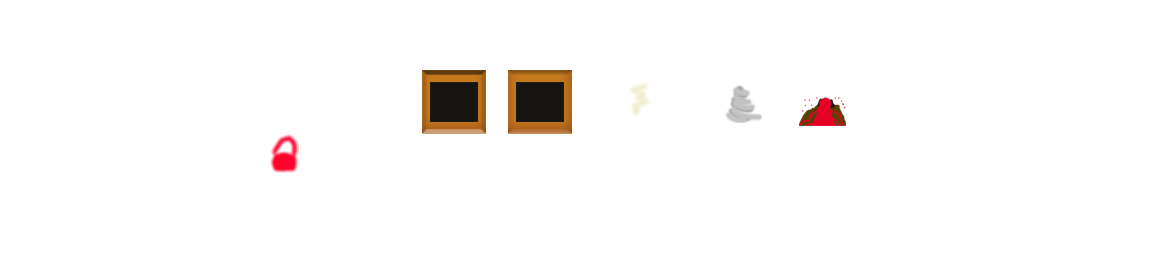
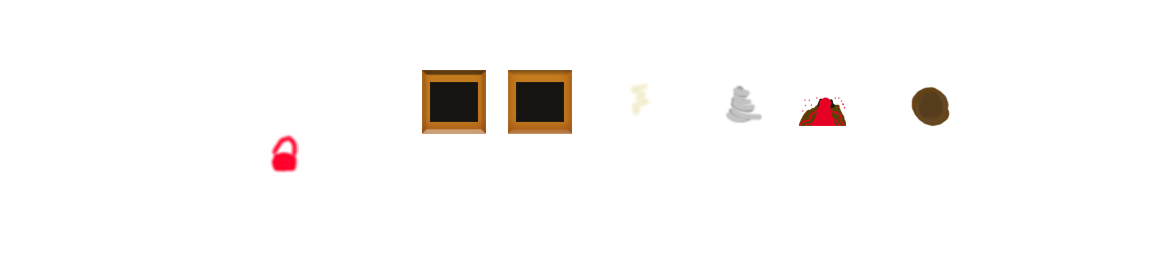
The second (1152, 268) image is a revision of the first. Changes to its layers:
added group "asteroid.png" with 1 layers above "volcano_icon.png" over [911, 86, 950, 127]
added layer "Vrstva 10" (1st of 2, in "asteroid.png") in group "asteroid.png" over [911, 86, 950, 127]
